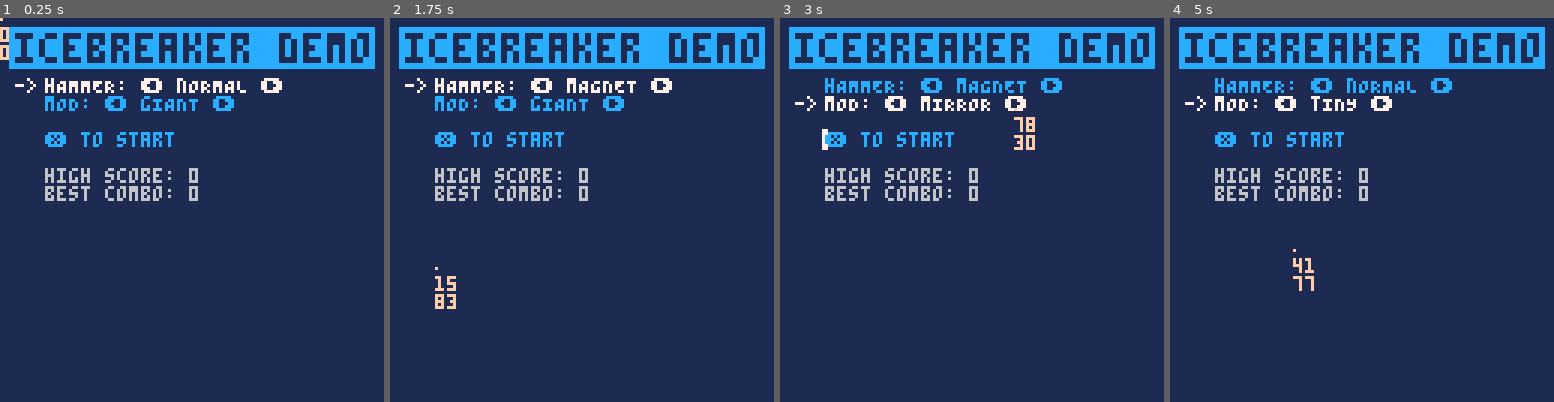
Above: before the commit, frames 1-4 (left to right).
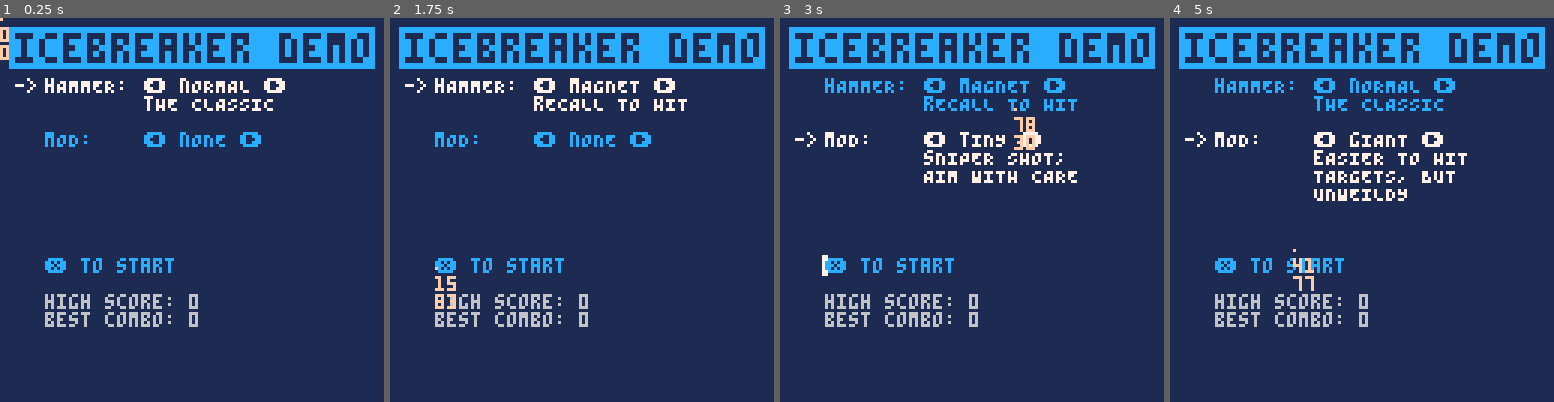
Above: after the commit, the same moments.

Repository: wsasaki01/icebreaker
Game: PICO-8 cartridge p2/icebreaker-p2.p8
The game is run twice, just before and just after one commit, with the same random seed, the same clock (stepped at 60 frames per second) and the same inputs.
Inputs (mouse positions are in pixels of both pictures, inside the frame that each line leads up to):
- Up to frame 1 (0.25 s): no input
- Up to frame 2 (1.75 s): tap X (X key) at 0.33, 1.07 s; click (670, 121) at 0.67 s; tap O (Z key) at 0.7, 1.7 s; click (436, 267) at 1.22 s; hold Right from 1.6 s (still down)
- Up to frame 3 (3 s): click (887, 114) at 1.77 s; tap X (X key) at 1.85, 2.97 s; release Right at 2.1 s; tap O (Z key) at 2.1, 2.5, 2.9 s; hold Up 2.15-2.42 s; click (952, 259) at 2.32 s; hold Right from 2.47 s (still down); click (1014, 106) at 2.87 s
- Up to frame 4 (5 s): release Right at 3.03 s; hold Left 3.08-3.58 s; tap O (Z key) every 0.4 s from 3.3 to 4.9 s; click (1465, 256) at 3.42 s; hold Down 3.63-3.97 s; click (1231, 102) at 3.97 s; hold Right 4.02-4.68 s; tap X (X key) at 4.08 s; click (1292, 248) at 4.52 s; hold Up from 4.73 s (still down)

The runs differ from the first frame. In frame 1, 5.5% of the frame differs, in the area x 11-75%, y 15-81%; in frame 2, 5.5%; in frame 3, 7.0%; in frame 4, 7.0%, in the area x 3-78%, y 15-81%.

Commit message:
Title screen changes

Diff:
--- a/p2/draw.lua
+++ b/p2/draw.lua
@@ -2,12 +2,14 @@
     if menu then
         cls(1)
         print("\^i\^t\^wicebreaker demo", 5, 5, 12)
-        print("->", 5, 20+6*(mc-1), 7)
-        print("hAMMER: ⬅️ "..h_types[menu_op.h_type].name.." ➡️", 15, 20, mc==1 and 7 or 12)
-        print("mOD: ⬅️ "..mods[menu_op.mod].name.." ➡️", mc==2 and 7 or 12)
+        print("->", 5, 20+18*(mc-1), 7)
+        print("hAMMER:\t⬅️ "..h_types[menu_op.h_type].name.." ➡️", 15, 20, mc==1 and 7 or 12)
+        print(h_types[menu_op.h_type].desc.."\n", 48, 26)
+        print("mOD:\t\t⬅️ "..mods[menu_op.mod].name.." ➡️", 15, 38, mc==2 and 7 or 12)
+        if (menu_op.mod!=0) print(mods[menu_op.mod].desc.."\n", 48, 44)
 
-        if (start_cnt != 0) rectfill(14, 37, 14+44*start_cnt/start_fr, 43, 7)
-        print("\n❎ to start\n", 12)
+        if (start_cnt != 0) rectfill(14, 79, 14+44*start_cnt/start_fr, 85, 7)
+        print("\n❎ to start\n", 15, 74, 12)
         print("high score: "..tostr(remove_zero(h_score)), 6)
         print("best combo: "..tostr(h_combo))
     elseif play then
--- a/p2/init.lua
+++ b/p2/init.lua
@@ -25,8 +25,9 @@
     }
 
     mods = {
-        {id=1, name="gIANT", desc="eASIER TO HIT TARGETS,\nBUT UNWEILDY"},
-        {id=2, name="tINY", desc="sNIPER SHOT; AIM WITH CARE"},
+        {id=0, name="nONE", desc=""},
+        {id=1, name="gIANT", desc="eASIER TO HIT\nTARGETS, BUT\nUNWEILDY"},
+        {id=2, name="tINY", desc="sNIPER SHOT;\nAIM WITH CARE"},
         {id=3, name="mIRROR", desc="tHROW BACKWARDS"}
     }
 
